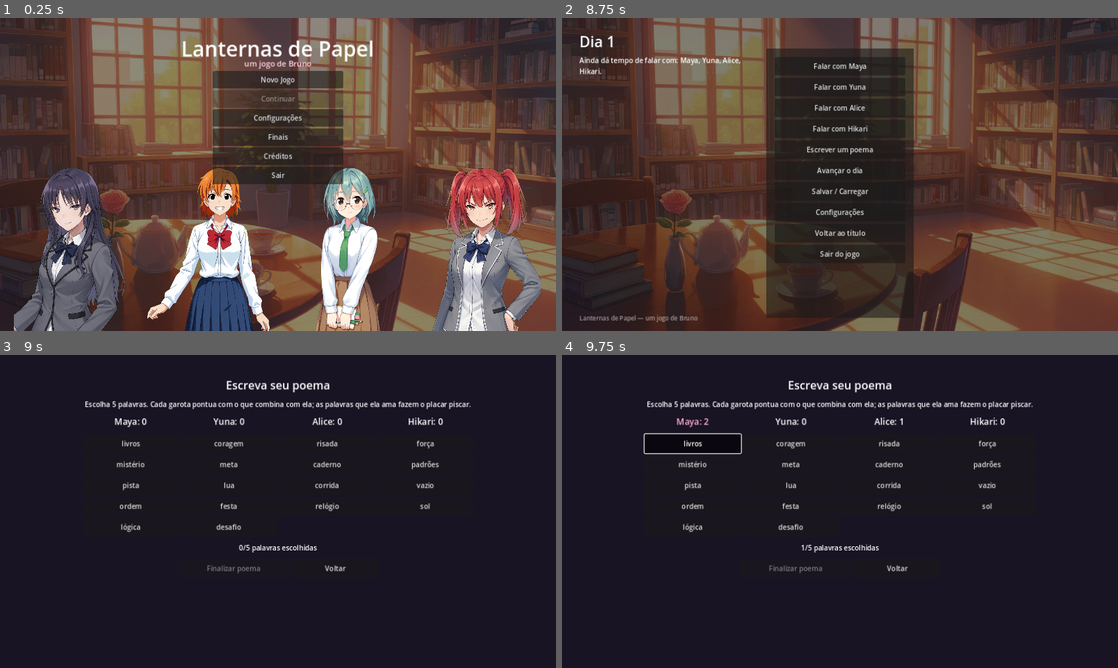
Above: before the commit, frames 1-4 (two rows, left to right).
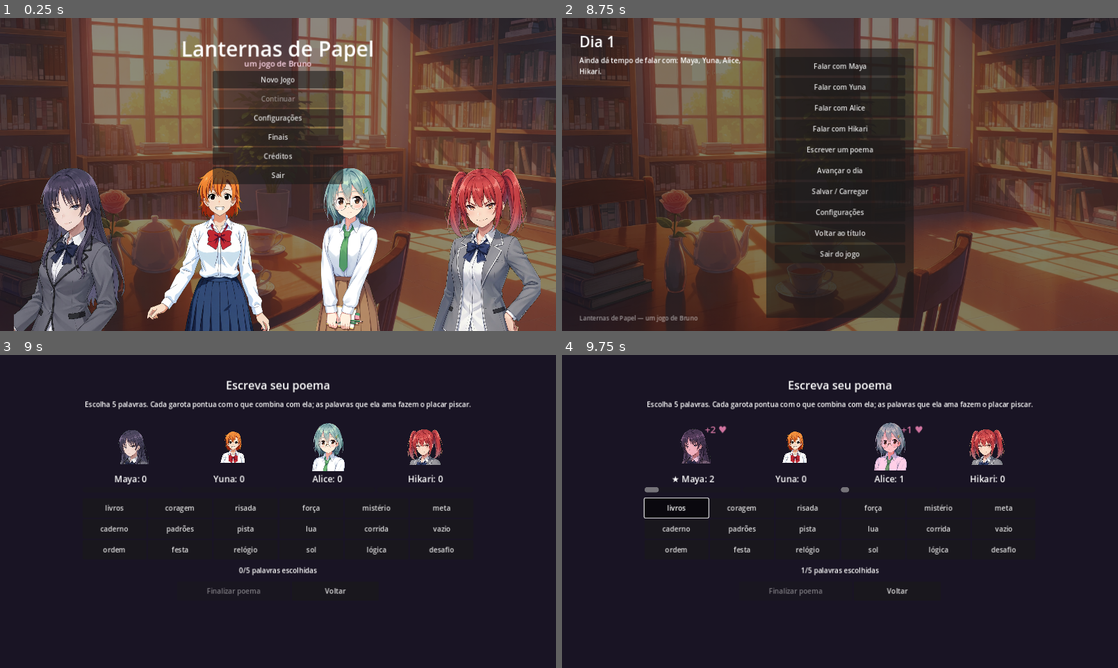
Above: after the commit, the same moments.

Repository: brunohsouza258-cmd/The-Game
Game: Godot game, scene res://scenes/main/Main.tscn
Two runs of this game, one before a commit and one after it. Both use one fixed random seed, a clock stepped at 60 frames per second and the inputs below.
Inputs (mouse positions are in pixels of both pictures, inside the frame that each line leads up to):
- Up to frame 1 (0.25 s): no input
- Up to frame 2 (8.75 s): click "Novo Jogo" at 0.5 s; click (840, 158) at 1.27 s; type "Alex" at 1.35 s; click "Confirmar" at 2 s; click "Histórico" at 2.75 s; click "Fechar" at 3.5 s; click "Histórico" at 4.25 s; click "Fechar" at 5 s; click "Histórico" at 5.75 s; click "Fechar" at 6.5 s; tap Enter (ui_accept) at 7.25, 7.52, 8, 8.27 s
- Up to frame 3 (9 s): click "Escrever um poema" at 8.75 s
- Up to frame 4 (9.75 s): click "livros" at 9.5 s

Frames 1-2 are identical in both runs. In frame 3, 4.5% of the frame differs, in the area x 18-82%, y 20-77%; in frame 4, 4.9%, in the area x 14-82%, y 20-77%.

Commit message:
Poema: bonequinhas com placar, barra de pontos e reacao ao acertar
Co-Authored-By: Claude Sonnet 5.5 <noreply@anthropic.com>

Diff:
--- a/scenes/poem/PoemGame.tscn
+++ b/scenes/poem/PoemGame.tscn
@@ -37,7 +37,7 @@
 
 [node name="WordGrid" type="GridContainer" parent="WordSelect"]
 layout_mode = 2
-columns = 4
+columns = 6
 
 [node name="CounterLabel" type="Label" parent="WordSelect"]
 layout_mode = 2
--- a/scripts/poem/PoemGame.gd
+++ b/scripts/poem/PoemGame.gd
@@ -10,6 +10,9 @@
 const MIN_LIKED_PER_GIRL := 3  # toda rodada tem pelo menos 3 palavras boas para cada uma
 const LIKED_WEIGHT := 2
 const BYSTANDER_MIN := 6
+const MAX_SCORE := 15  # 5 palavras × 3 pontos
+const DOLL_SIZE := 110.0
+const DOLL_CROP := 0.5  # fração do topo do sprite usada na bonequinha
 const HUB_SCENE := "res://scenes/main/Hub.tscn"
 const CHARACTER_NAMES := {"maya": "Maya", "yuna": "Yuna", "alice": "Alice", "hikari": "Hikari"}
 const TIER_DELTAS := {
@@ -33,7 +36,7 @@
 var _words: Array = []
 var _reactions: Dictionary = {}
 var _selected: Array = []
-var _score_labels: Dictionary = {}
+var _cells: Dictionary = {}
 
 func _ready() -> void:
 	var file := FileAccess.open(WORD_BANK_PATH, FileAccess.READ)
@@ -77,14 +80,47 @@
 func _build_score_row() -> void:
 	for child in score_row.get_children():
 		child.queue_free()
-	_score_labels.clear()
-	for char_id in GameState.CHARACTERS:
+	_cells.clear()
+	for char_id in GameState.CHARACTERS:
+		var cell := VBoxContainer.new()
+		cell.size_flags_horizontal = Control.SIZE_EXPAND_FILL
+		cell.alignment = BoxContainer.ALIGNMENT_CENTER
+		score_row.add_child(cell)
+
+		# Bonequinha: o topo do sprite, que pula quando a palavra combina com ela.
+		var holder := Control.new()
+		holder.custom_minimum_size = Vector2(0, DOLL_SIZE + 18)
+		cell.add_child(holder)
+		var doll := TextureRect.new()
+		doll.texture = _doll_texture(char_id)
+		doll.expand_mode = TextureRect.EXPAND_IGNORE_SIZE
+		doll.stretch_mode = TextureRect.STRETCH_KEEP_ASPECT_CENTERED
+		doll.size = Vector2(DOLL_SIZE, DOLL_SIZE)
+		doll.mouse_filter = Control.MOUSE_FILTER_IGNORE
+		holder.add_child(doll)
+		doll.position = Vector2(0, 18)
+		holder.resized.connect(func(): doll.position.x = (holder.size.x - DOLL_SIZE) / 2.0)
+
 		var label := Label.new()
-		label.size_flags_horizontal = Control.SIZE_EXPAND_FILL
 		label.horizontal_alignment = HORIZONTAL_ALIGNMENT_CENTER
 		label.add_theme_font_size_override("font_size", 20)
-		score_row.add_child(label)
-		_score_labels[char_id] = label
+		cell.add_child(label)
+
+		var bar := ProgressBar.new()
+		bar.max_value = MAX_SCORE
+		bar.show_percentage = false
+		bar.custom_minimum_size = Vector2(0, 12)
+		cell.add_child(bar)
+
+		_cells[char_id] = {"holder": holder, "doll": doll, "label": label, "bar": bar}
+
+func _doll_texture(char_id: String) -> Texture2D:
+	var texture: Texture2D = load("res://assets/characters/%s.png" % char_id)
+	var atlas := AtlasTexture.new()
+	atlas.atlas = texture
+	var size := texture.get_size()
+	atlas.region = Rect2(0, 0, size.x, size.y * DOLL_CROP)
+	return atlas
 
 func _build_word_grid(words: Array) -> void:
 	for child in word_grid.get_children():
@@ -113,12 +149,44 @@
 # Faz o placar de quem gosta da palavra piscar, dando o retorno imediato do "acertou".
 func _flash_fans(word_data: Dictionary) -> void:
 	var weights: Dictionary = word_data.get("weights", {})
-	for char_id in _score_labels:
-		if int(weights.get(char_id, 0)) < LIKED_WEIGHT:
+	for char_id in _cells:
+		var points := int(weights.get(char_id, 0))
+		if points == 0:
 			continue
-		var label: Label = _score_labels[char_id]
-		label.modulate = Color(1.0, 0.55, 0.75)
-		create_tween().tween_property(label, "modulate", Color.WHITE, 0.6)
+		_react(char_id, points)
+
+# Reação da bonequinha: pula e brilha se gostou, treme e esfria se não gostou.
+func _react(char_id: String, points: int) -> void:
+	var cell: Dictionary = _cells[char_id]
+	var doll: TextureRect = cell["doll"]
+	var holder: Control = cell["holder"]
+	var rest_y := 18.0
+	var tween := create_tween()
+	if points > 0:
+		var height := 6.0 + 6.0 * points
+		doll.modulate = Color(1.0, 0.7, 0.85)
+		tween.set_parallel(true)
+		tween.tween_property(doll, "modulate", Color.WHITE, 0.5)
+		doll.position.y = rest_y - height
+		tween.tween_property(doll, "position:y", rest_y, 0.45).set_trans(Tween.TRANS_BOUNCE).set_ease(Tween.EASE_OUT)
+	else:
+		doll.modulate = Color(0.6, 0.7, 1.0)
+		tween.tween_property(doll, "modulate", Color.WHITE, 0.6)
+		var base_x := doll.position.x
+		var shake := create_tween()
+		for dx in [6.0, -6.0, 4.0, -4.0, 0.0]:
+			shake.tween_property(doll, "position:x", base_x + dx, 0.05)
+	var pop := Label.new()
+	pop.text = ("+%d ♥" % points) if points > 0 else ("%d" % points)
+	pop.add_theme_font_size_override("font_size", 22)
+	pop.add_theme_color_override("font_color", Color(1.0, 0.55, 0.75) if points > 0 else Color(0.6, 0.7, 1.0))
+	pop.mouse_filter = Control.MOUSE_FILTER_IGNORE
+	holder.add_child(pop)
+	pop.position = Vector2(holder.size.x / 2.0 + DOLL_SIZE / 4.0, 24)
+	var float_tween := create_tween().set_parallel(true)
+	float_tween.tween_property(pop, "position:y", -10.0, 0.9)
+	float_tween.tween_property(pop, "modulate:a", 0.0, 0.9)
+	float_tween.chain().tween_callback(pop.queue_free)
 
 func _totals() -> Dictionary:
 	var totals := {}
@@ -132,8 +200,27 @@
 	counter_label.text = "%d/%d palavras escolhidas" % [_selected.size(), WORDS_TO_PICK]
 	finish_button.disabled = _selected.size() != WORDS_TO_PICK
 	var totals := _totals()
-	for char_id in _score_labels:
-		_score_labels[char_id].text = "%s: %d" % [CHARACTER_NAMES[char_id], totals[char_id]]
+	var leader := _leader(totals)
+	for char_id in _cells:
+		var cell: Dictionary = _cells[char_id]
+		var crown := "★ " if char_id == leader else ""
+		cell["label"].text = "%s%s: %d" % [crown, CHARACTER_NAMES[char_id], totals[char_id]]
+		cell["bar"].value = maxi(totals[char_id], 0)
+
+# Quem está na frente agora (só conta se houver pontos e nenhum empate no topo).
+func _leader(totals: Dictionary) -> String:
+	var best := ""
+	var best_score := 0
+	var tied := false
+	for char_id in GameState.CHARACTERS:
+		var score: int = totals[char_id]
+		if score > best_score:
+			best = char_id
+			best_score = score
+			tied = false
+		elif score == best_score and best != "":
+			tied = true
+	return "" if tied else best
 
 func _winner(totals: Dictionary) -> String:
 	var best := ""
Not shown, changed: README.md
